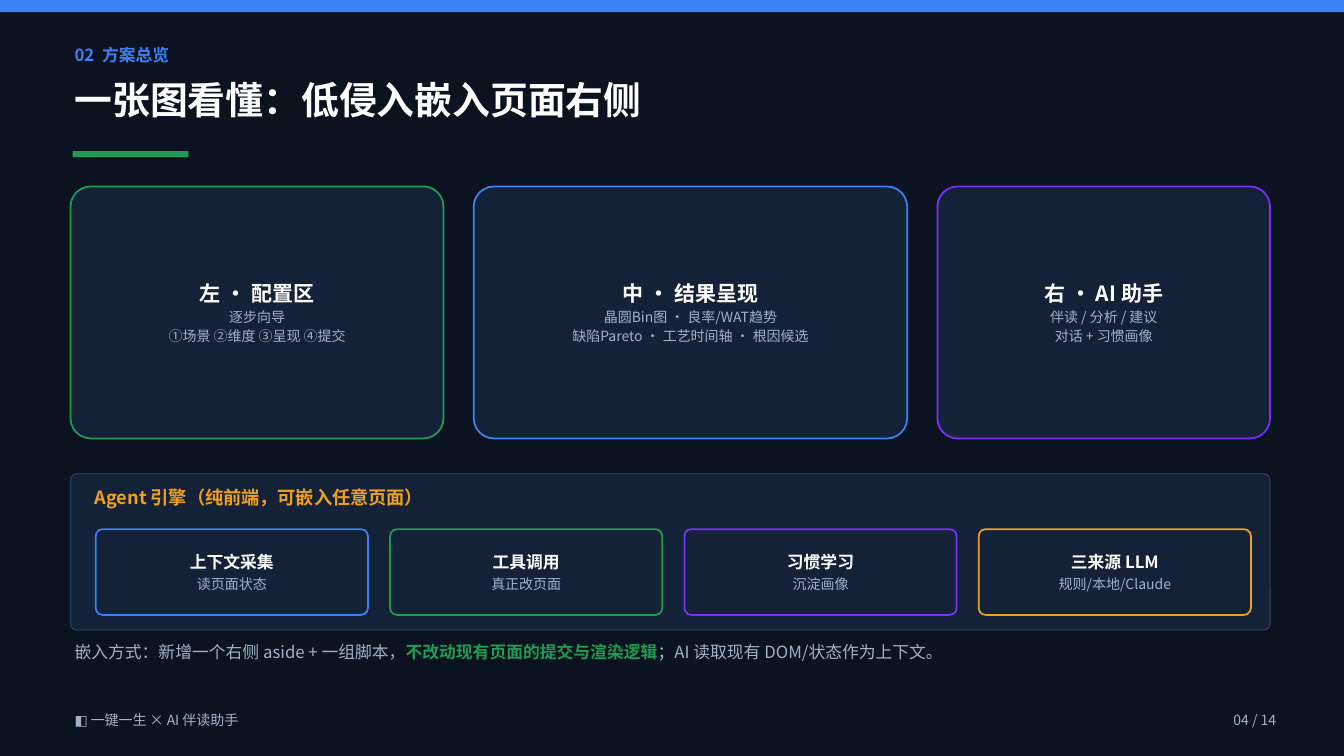
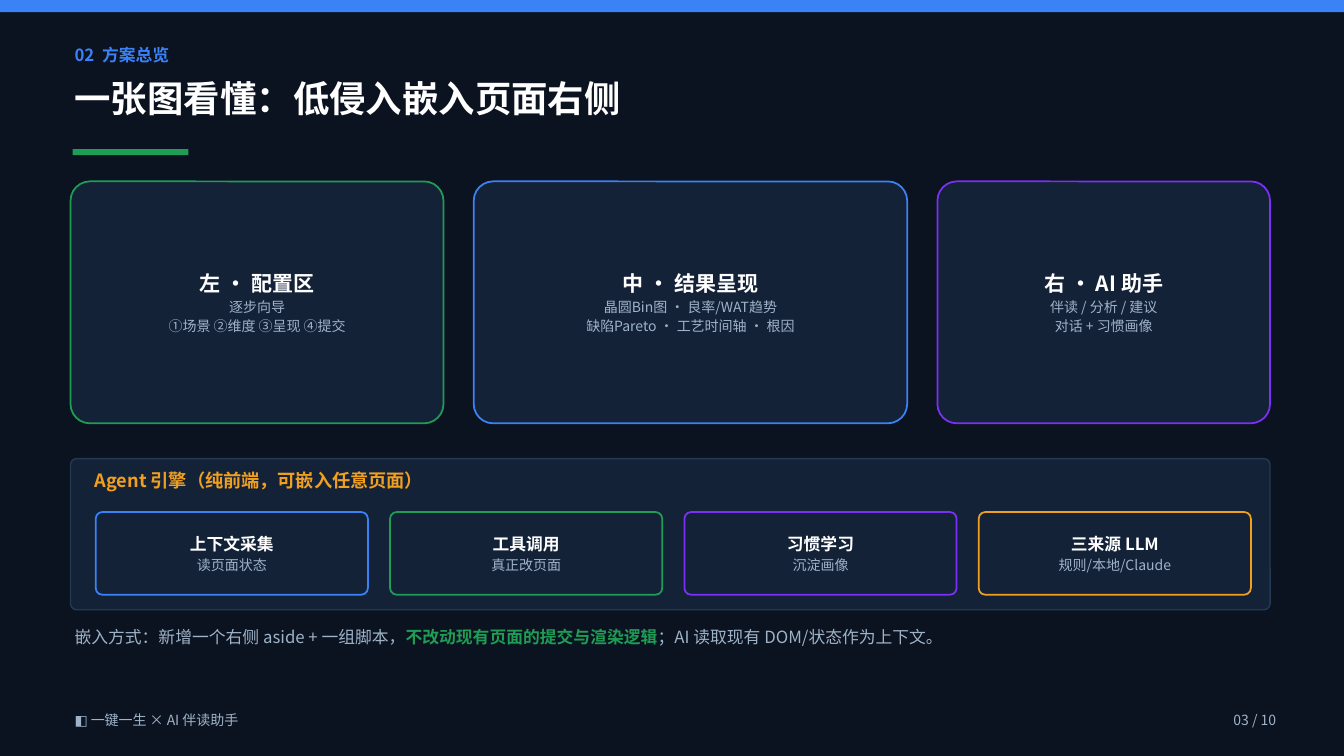
Before and after one commit to aca10jl/Vibe, a slide deck: slide 3 of docs/slides/一键一生-AI助手-方案.pptx (slide 4 before the commit). Drawn at 1344x756 pixels with LibreOffice and Linux fonts; fonts in the diff are those of the drawing. Boxes give left, top, right and bottom in pixels: in the first picture for what was removed or moved away, otherwise in the second. Text is boxed around its words. In the diff, an @@ line names an element or a change of style, - is before the commit and + after.

```diff
--- a/docs/slides/一键一生-AI助手-方案.pptx
+++ b/docs/slides/一键一生-AI助手-方案.pptx
@@ text "一张图看懂：低侵入嵌入页面右侧" at (75,81,621,116): size 27 to 26 pt @@
@@ rounded rectangle: place and size @@
-rounded rectangle at (71,187,444,439)
+rounded rectangle at (71,181,444,423)
@@ rounded rectangle: place and size @@
-rounded rectangle at (474,187,907,439)
+rounded rectangle at (474,181,907,423)
@@ rounded rectangle: place and size @@
-rounded rectangle at (938,187,1270,439)
+rounded rectangle at (938,181,1270,423)
@@ text at (169,300,346,332): more space between paragraphs @@
@@ text at (586,300,795,332): text changed @@
-晶圆Bin图 · 良率/WAT趋势
-缺陷Pareto · 工艺时间轴 · 根因候选
+晶圆Bin图 · 良率/WAT趋势
+缺陷Pareto · 工艺时间轴 · 根因
@@ text at (1050,300,1157,332): more space between paragraphs @@
@@ rounded rectangle: place and size @@
-rounded rectangle at (71,474,1270,630)
+rounded rectangle at (71,459,1270,610)
@@ 5 texts, 4 rounded rectangles: place and size @@
-5 texts, 4 rounded rectangles at (95,488,1251,615)
+5 texts, 4 rounded rectangles at (95,471,1251,595)
@@ text at (197,558,267,571): more space between paragraphs @@
@@ text at (491,558,561,571): more space between paragraphs @@
@@ text at (793,558,849,571): more space between paragraphs @@
@@ text at (1059,558,1171,573): more space between paragraphs @@
@@ text "嵌入方式：新增一个右侧 aside + 一组脚本，不改动现有页面的提交与渲染逻辑；AI 读取现有 ...": place and size @@
-text "嵌入方式：新增一个右侧 aside + 一组脚本，不改动现有页面的提交与渲染逻辑；AI 读取现有 ..." at (75,644,943,661)
+text "嵌入方式：新增一个右侧 aside + 一组脚本，不改动现有页面的提交与渲染逻辑；AI 读取现有 ..." at (75,629,943,646)
@@ text at (1233,714,1277,725): text changed @@
-04 / 14
+03 / 10
```
Also in this commit, not shown: 5 other slides changed, 4 slides added, 8 slides removed, 10 other files.
